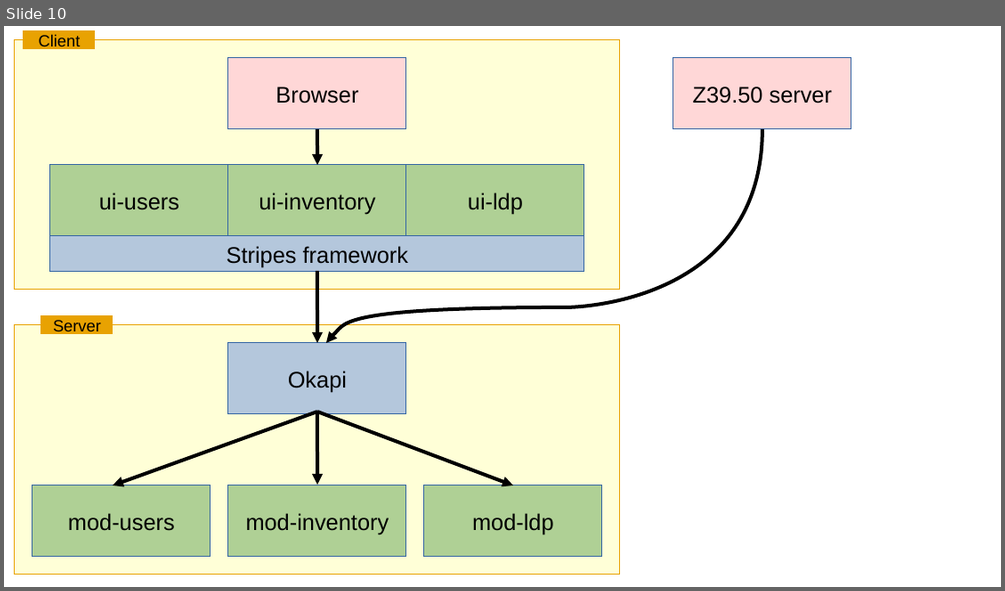
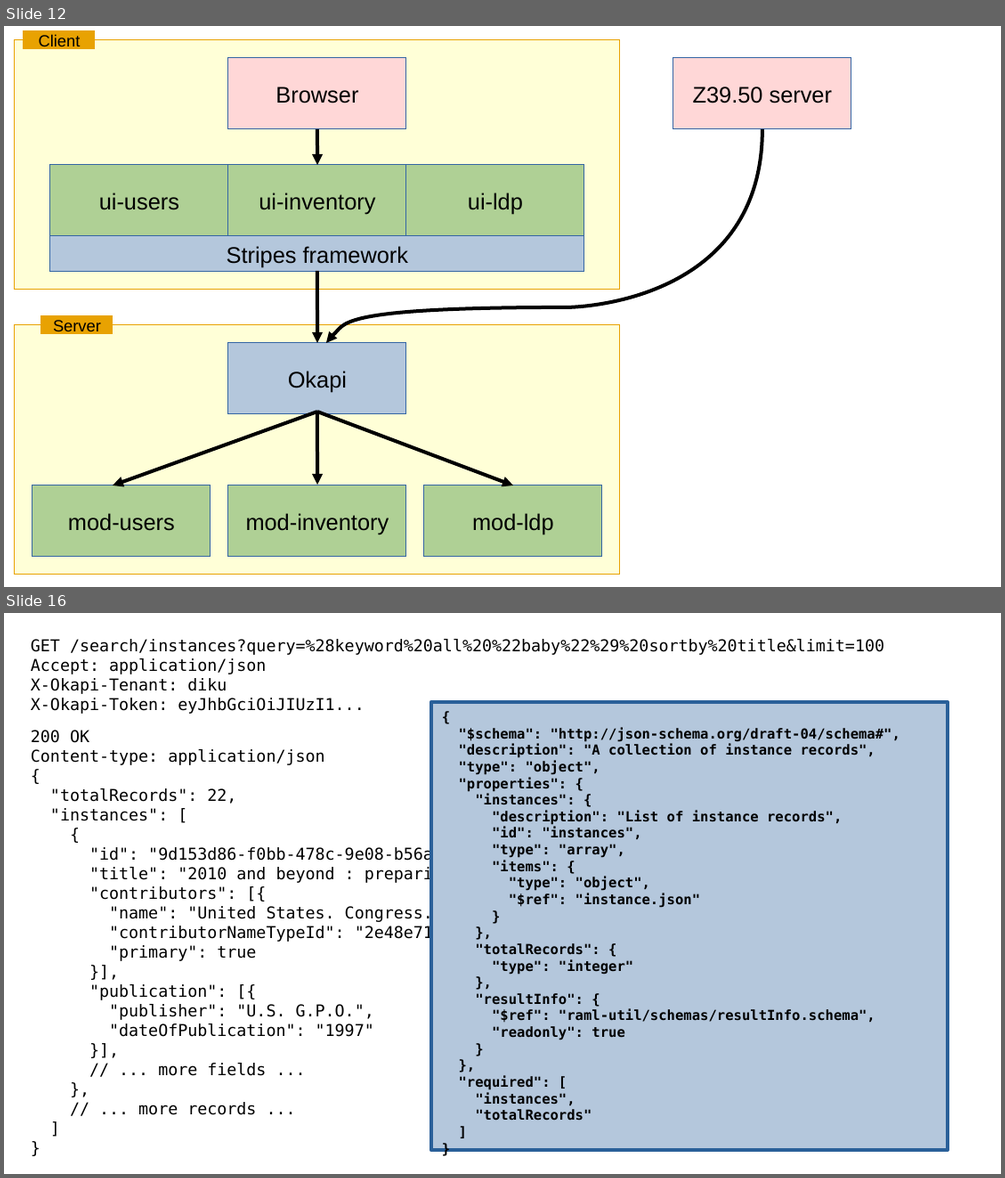
Before and after one commit to MikeTaylor/intro-to-folio-talk, a slide deck: intro-to-folio-talk.odp. Shown one above the other, each under a label of ours: slide 10 before the commit, slides 12 and 16 after it; the slides between them are not shown. The pictures are 1005x591 and 1005x1178 pixels, drawn with LibreOffice and Linux fonts; fonts in the diff are those of the drawing. Boxes give left, top, right and bottom in pixels: in the first picture for what was removed or moved away, otherwise in the second. Text is boxed around its words. In the diff, an @@ line names an element or a change of style, - is before the commit and + after.

Commit message:
Add request/response slides

```diff
--- a/intro-to-folio-talk.odp
+++ b/intro-to-folio-talk.odp
@@ slide 16 added at [4,613,1001,1174], background #FFFFFF @@
@@ text added at [31,639,884,1115], 13 pt, text #000000 @@
+GET /search/instances?query=%28keyword%20all%20%22baby%22%29%20sortby%20title&limit=100
+Accept: application/json
+X-Okapi-Tenant: diku
+X-Okapi-Token: eyJhbGciOiJIUzI1...
+200 OK
+Content-type: application/json
+{
+"totalRecords": 22,
+"instances": [
+{
+"id": "9d153d86-f0bb-478c-9e08-b56a679f9299",
+"title": "2010 and beyond : preparing Medicare for the baby boomers",
+"contributors": [{
+"name": "United States. Congress. Senate. Special Committee on Aging",
+"contributorNameTypeId": "2e48e713-17f3-4c13-a9f8-23845bb210aa",
+"primary": true
+}],
+"publication": [{
+"publisher": "U.S. G.P.O.",
+"dateOfPublication": "1997"
+}],
+// ... more fields ...
+},
+// ... more records ...
+]
+}
@@ rectangle added at [431,702,947,1150], fill #B4C7DC, outline #2A6099 2.83 pt, 11 pt, text #000000, bold @@
+{
+"$schema": "http://json-schema.org/draft-04/schema#",
+"description": "A collection of instance records",
+"type": "object",
+"properties": {
+"instances": {
+"description": "List of instance records",
+"id": "instances",
+"type": "array",
+"items": {
+"type": "object",
+"$ref": "instance.json"
+}
+},
+"totalRecords": {
+"type": "integer"
+},
+"resultInfo": {
+"$ref": "raml-util/schemas/resultInfo.schema",
+"readonly": true
+}
+},
+"required": [
+"instances",
+"totalRecords"
+]
+}
@@ what was slide 10 is now slide 12 @@
```
Also in this commit, not shown: 5 other slides added.
